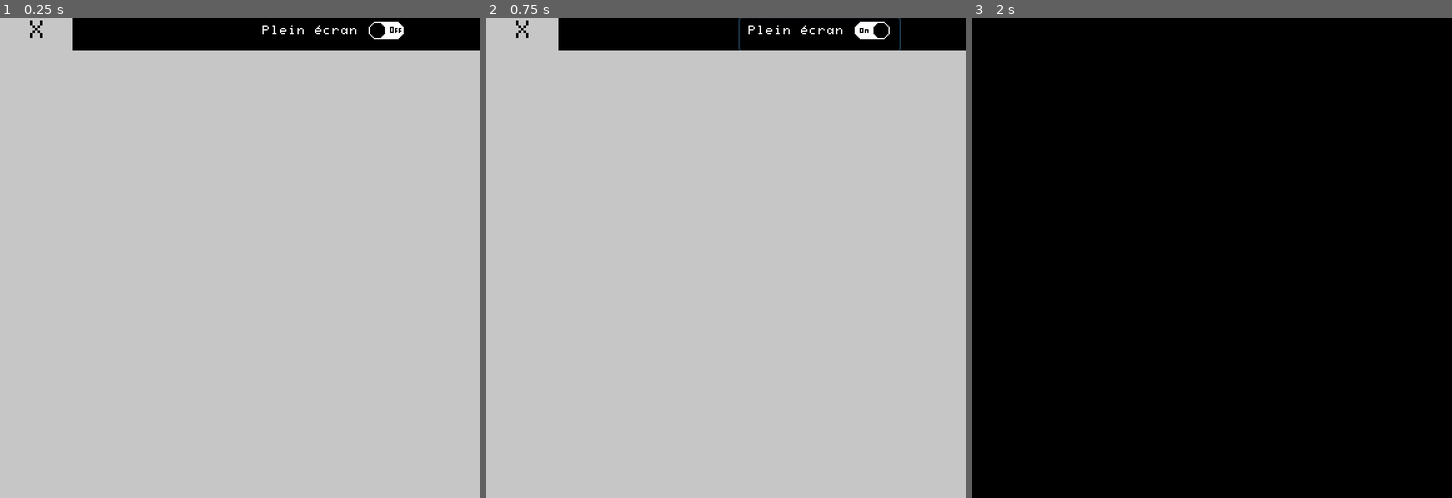
Above: before the commit, frames 1-3 (left to right).
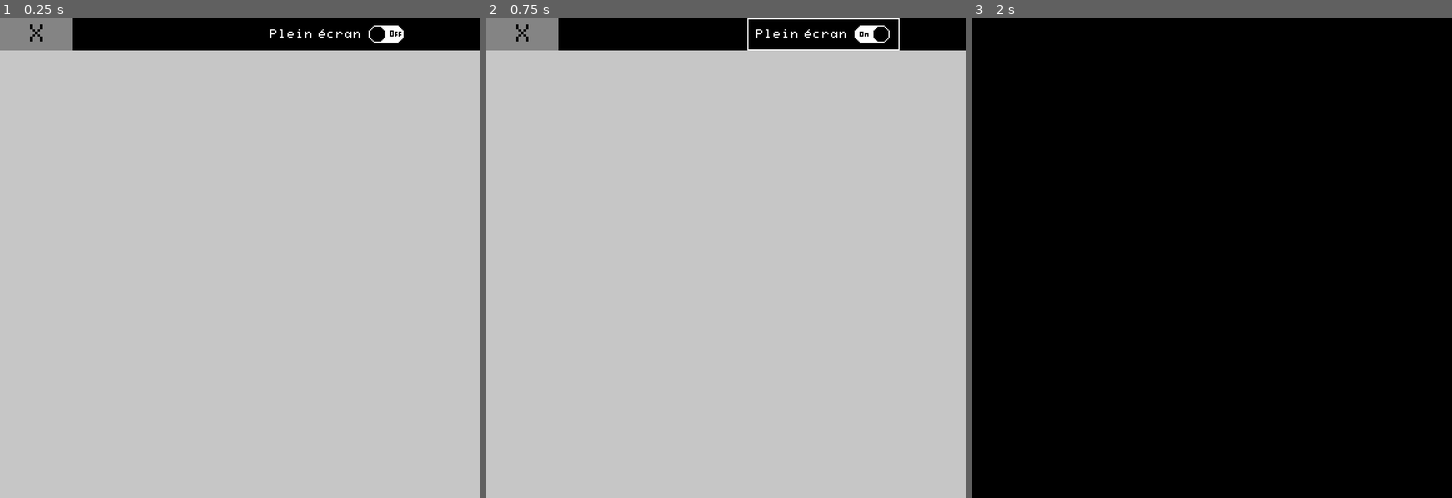
Above: after the commit, the same moments.

Repository: CorentinBrule/kinematic
Game: Godot game, scene res://Menu.tscn
Same seed, same stepped clock (60 frames per second), same inputs: the game is played once before the commit and once after it. This scene is started directly instead of the project's main scene.
Inputs:
- Up to frame 1 (0.25 s): no input
- Up to frame 2 (0.75 s): click "Plein écran" at 0.5 s
- Up to frame 3 (2 s): click "X" at 1.25 s

The runs differ from the first frame. In frame 1, 1.3% of the frame differs, in the area x 0-85%, y 0-7%; in frame 2, 1.5%, in the area x 0-87%, y 0-7%; in frame 3, nothing differs.
Error in both runs: Invalid get index 'save_folder_path' (on base: 'CanvasLayer (menu.gd)'). (res://Global.gd:47)

Commit message:
derniers ajustements menu avant de l'adapter en 4.x

Diff:
--- a/Menu.tres
+++ b/Menu.tres
@@ -12,7 +12,17 @@
 [sub_resource type="StyleBoxFlat" id=1]
 bg_color = Color( 1, 1, 1, 1 )
 
-[sub_resource type="StyleBoxLine" id=2]
+[sub_resource type="StyleBoxEmpty" id=9]
+
+[sub_resource type="StyleBoxFlat" id=12]
+bg_color = Color( 1, 1, 1, 1 )
+border_width_left = 1
+border_width_top = 1
+border_width_right = 1
+border_width_bottom = 1
+border_color = Color( 1, 1, 1, 1 )
+
+[sub_resource type="StyleBoxEmpty" id=11]
 
 [sub_resource type="StyleBoxFlat" id=4]
 bg_color = Color( 0.517647, 0.517647, 0.517647, 1 )
@@ -30,14 +40,14 @@
 border_width_top = 2
 border_width_right = 2
 border_width_bottom = 2
-border_color = Color( 0, 0, 0, 1 )
+border_color = Color( 1, 1, 1, 1 )
 
 [sub_resource type="StyleBoxFlat" id=7]
 content_margin_left = 14.0
 content_margin_right = 0.0
 content_margin_top = 0.0
 content_margin_bottom = 0.0
-bg_color = Color( 1, 1, 1, 1 )
+bg_color = Color( 0, 0, 0, 1 )
 corner_detail = 1
 
 [resource]
@@ -56,10 +66,12 @@
 ItemList/colors/font_color = Color( 0, 0, 0, 1 )
 ItemList/colors/font_color_selected = Color( 0, 0, 0, 1 )
 ItemList/colors/guide_color = Color( 0, 0, 0, 1 )
-ItemList/constants/vseparation = 6
+ItemList/constants/vseparation = 4
 ItemList/fonts/font = SubResource( 3 )
 ItemList/styles/bg = SubResource( 1 )
-ItemList/styles/bg_focus = SubResource( 2 )
+ItemList/styles/bg_focus = SubResource( 9 )
+ItemList/styles/selected = SubResource( 12 )
+ItemList/styles/selected_focus = SubResource( 11 )
 ScrollContainer/styles/bg = null
 Tree/colors/relationship_line_color = Color( 1, 1, 1, 1 )
 VScrollBar/styles/grabber = SubResource( 4 )
--- a/Menu.tscn
+++ b/Menu.tscn
@@ -58,7 +58,7 @@
 bg_color = Color( 1, 1, 1, 1 )
 
 [sub_resource type="StyleBoxFlat" id=14]
-bg_color = Color( 0.776471, 0.776471, 0.776471, 1 )
+bg_color = Color( 0.517647, 0.517647, 0.517647, 1 )
 
 [sub_resource type="StyleBoxFlat" id=15]
 bg_color = Color( 0, 0, 0, 1 )
@@ -77,7 +77,12 @@
 Button/styles/normal = SubResource( 14 )
 Button/styles/pressed = SubResource( 15 )
 
-[sub_resource type="Image" id=41]
+[sub_resource type="DynamicFont" id=52]
+size = 20
+extra_spacing_space = -3
+font_data = ExtResource( 2 )
+
+[sub_resource type="Image" id=65]
 data = {
 "data": PoolByteArray( 0, 0, 0, 0, 0, 0, 0, 0, 0, 0, 0, 0, 0, 0, 0, 0, 0, 0, 0, 0, 0, 0, 0, 0, 0, 0, 0, 0, 0, 0, 0, 0,  …(4032 unchanged characters)…
 "format": "RGBA8",
@@ -233,6 +238,14 @@
 expand_margin_right = 1.0
 expand_margin_top = 1.0
 expand_margin_bottom = 1.0
+
+[sub_resource type="StyleBoxFlat" id=63]
+bg_color = Color( 0, 0, 0, 1 )
+border_width_left = 1
+border_width_top = 1
+border_width_right = 1
+border_width_bottom = 1
+border_color = Color( 1, 1, 1, 1 )
 
 [sub_resource type="Theme" id=39]
 CheckBox/colors/font_color = Color( 0.88, 0.88, 0.88, 1 )
@@ -264,7 +277,7 @@
 CheckButton/colors/font_color_hover = Color( 1, 1, 1, 1 )
 CheckButton/colors/font_color_hover_pressed = Color( 1, 1, 1, 1 )
 CheckButton/colors/font_color_pressed = Color( 1, 1, 1, 1 )
-CheckButton/constants/check_vadjust = -3
+CheckButton/constants/check_vadjust = 0
 CheckButton/constants/hseparation = 0
 CheckButton/fonts/font = null
 CheckButton/icons/off = ExtResource( 6 )
@@ -272,11 +285,16 @@
 CheckButton/icons/on = ExtResource( 4 )
 CheckButton/icons/on_disabled = null
 CheckButton/styles/disabled = null
-CheckButton/styles/focus = null
+CheckButton/styles/focus = SubResource( 63 )
 CheckButton/styles/hover = null
 CheckButton/styles/hover_pressed = null
 CheckButton/styles/normal = null
 CheckButton/styles/pressed = null
+
+[sub_resource type="DynamicFont" id=50]
+size = 10
+extra_spacing_space = -3
+font_data = ExtResource( 2 )
 
 [sub_resource type="StyleBoxFlat" id=4]
 bg_color = Color( 1, 1, 1, 1 )
@@ -313,18 +331,19 @@
 unique_name_in_owner = true
 margin_right = 58.0
 margin_bottom = 26.0
-size_flags_vertical = 3
 theme = SubResource( 6 )
+custom_fonts/font = SubResource( 52 )
 text = "  X  "
 icon_align = 1
 
-[node name="toogleFullScreen" type="CheckButton" parent="Control/VBoxContainer/HBoxContainer"]
+[node name="toggleFullScreen" type="CheckButton" parent="Control/VBoxContainer/HBoxContainer"]
 unique_name_in_owner = true
-margin_left = 203.0
+margin_left = 209.0
 margin_right = 331.0
 margin_bottom = 26.0
 size_flags_horizontal = 10
 theme = SubResource( 39 )
+custom_fonts/font = SubResource( 50 )
 text = "Plein écran "
 
 [node name="MarginContainer" type="MarginContainer" parent="Control/VBoxContainer/HBoxContainer"]
@@ -350,6 +369,6 @@
 custom_styles/bg = SubResource( 5 )
 
 [connection signal="pressed" from="Control/VBoxContainer/HBoxContainer/exitMenuButton" to="." method="_on_exitMenuButton_pressed"]
-[connection signal="pressed" from="Control/VBoxContainer/HBoxContainer/toogleFullScreen" to="." method="_on_toogleFullScreen_pressed"]
+[connection signal="pressed" from="Control/VBoxContainer/HBoxContainer/toggleFullScreen" to="." method="_on_toggleFullScreen_pressed"]
 [connection signal="item_activated" from="Control/VBoxContainer/save_files_list" to="." method="_on_save_files_list_item_activated"]
 [connection signal="item_selected" from="Control/VBoxContainer/save_files_list" to="." method="_on_save_files_list_item_selected"]
--- a/menu.gd
+++ b/menu.gd
@@ -12,7 +12,7 @@
 	pass # Replace with function body.
 
 func init(list_save_files):
-	$"%toogleFullScreen".pressed = OS.window_fullscreen
+	$"%toggleFullScreen".pressed = OS.window_fullscreen
 	save_files = list_save_files
 	var idx = 0
 	for save_file in list_save_files:
@@ -55,8 +55,8 @@
 func _on_exitMenuButton_pressed():
 	exit_menu()
 
-func _on_toogleFullScreen_pressed():
+func _on_toggleFullScreen_pressed():
 	OS.set_window_fullscreen(!OS.window_fullscreen)
 
 func on_resize_window():
-	$"%toogleFullScreen".pressed = OS.window_fullscreen
+	$"%toggleFullScreen".pressed = OS.window_fullscreen
Not shown: 1 places in Menu.tres that only renumber resources
Not shown: 13 places in Menu.tscn that only renumber resources
Not shown, changed: readme.md
